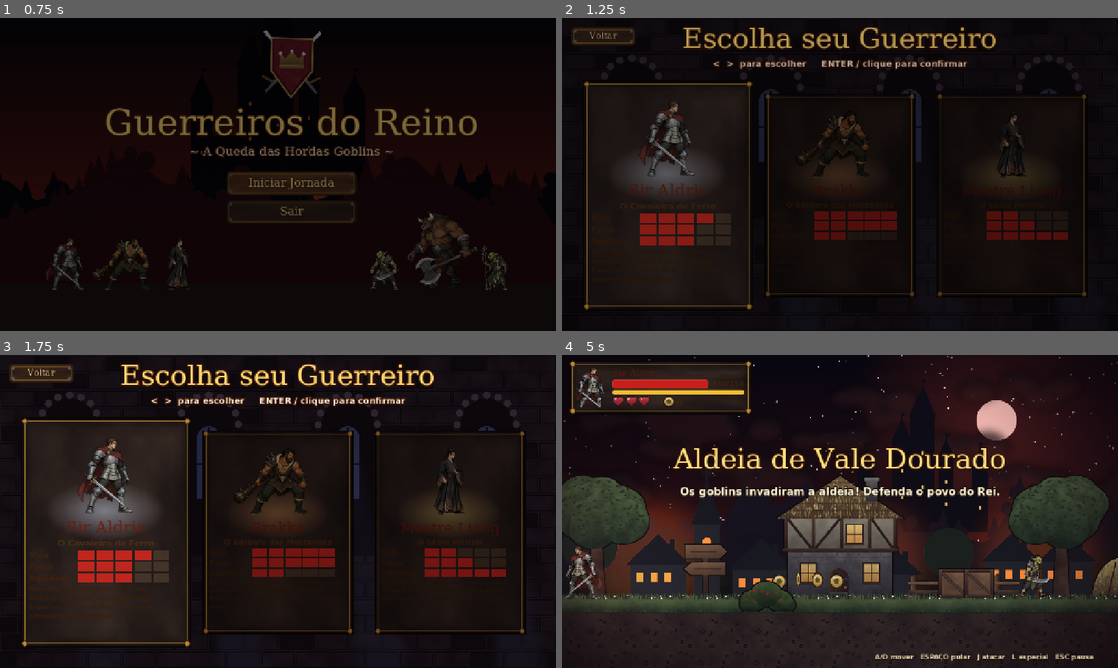
Above: before the commit, frames 1-4 (two rows, left to right).
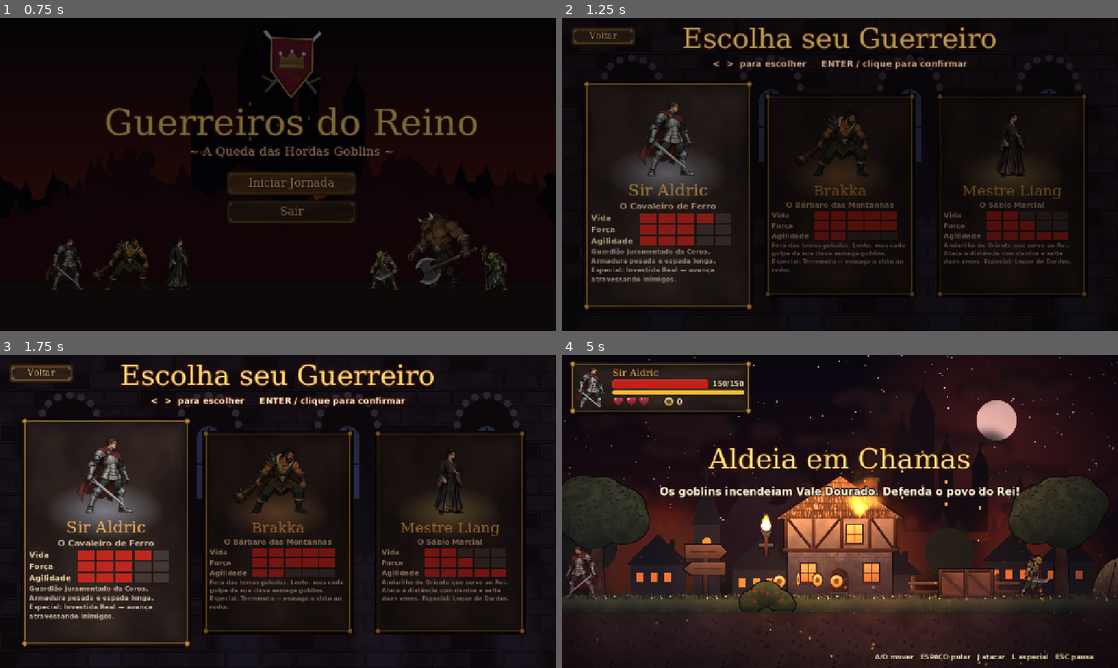
Above: after the commit, the same moments.

Repository: AllanCristiano/warriors
Game: Godot game, scene res://scenes/title.tscn
The game is run twice, just before and just after one commit, with the same random seed, the same clock (stepped at 60 frames per second) and the same inputs.
Inputs (mouse positions are in pixels of both pictures, inside the frame that each line leads up to):
- Up to frame 1 (0.75 s): click "Iniciar Jornada" at 0.5 s
- Up to frame 2 (1.25 s): no input
- Up to frame 3 (1.75 s): tap Enter (confirm) at 1.25 s; move the mouse to (400, 495) at 1.27 s; hold D (right) from 1.28 s (still down); tap J (attack) at 1.35 s; click (400, 495) at 1.42 s; tap Space (jump) at 1.52, 1.55 s
- Up to frame 4 (5 s): tap Space (jump) at 1.82, 3.8 s; release D (right) at 2 s; click "Voltar" at 2 s; drag from (728, 527) to (778, 583) at 2.77 s; move the mouse to (895, 442) at 3.52 s; hold A (left) 3.53-4.25 s; tap J (attack) at 3.6 s; drag from (812, 574) to (673, 464) at 4.27 s

Frame 1 is identical in both runs. In frame 2, 2.9% of the frame differs, in the area x 5-92%, y 52-85%; in frame 3, 3.4%; in frame 4, 14%, in the area x 0-100%, y 2-100%.

Commit message:
Add new sprite import configurations and scripts
- Added import configurations for various sprites including 'cavaleiro', 'cerberus', 'goblin_boleadeira', 'goblin_general', 'goblin_guerreiro', 'goblin_lanca', 'minotauro', and 'sabio'.
- Each sprite includes settings for compression, mipmaps, and channel remapping.
- Introduced new scripts for character and level atmosphere, fire, and a vignette shader.

Diff:
--- a/scenes/levels/level_1.tscn
+++ b/scenes/levels/level_1.tscn
@@ -9,33 +9,38 @@
 [ext_resource type="Texture2D" path="res://assets/kingdom/signpost.png" id="r7"]
 [ext_resource type="Texture2D" path="res://assets/kingdom/tree_oak.png" id="r8"]
 [ext_resource type="Texture2D" path="res://assets/kingdom/house_a.png" id="r9"]
-[ext_resource type="Texture2D" path="res://assets/kingdom/fence.png" id="r10"]
-[ext_resource type="Texture2D" path="res://assets/kingdom/haystack.png" id="r11"]
-[ext_resource type="Texture2D" path="res://assets/kingdom/bush.png" id="r12"]
-[ext_resource type="Script" path="res://scripts/level/breakable.gd" id="r13"]
-[ext_resource type="Script" path="res://scripts/enemy.gd" id="r14"]
-[ext_resource type="Script" path="res://scripts/pickup.gd" id="r15"]
-[ext_resource type="Script" path="res://scripts/level/hazard.gd" id="r16"]
-[ext_resource type="Texture2D" path="res://assets/kingdom/market_stall.png" id="r17"]
-[ext_resource type="Texture2D" path="res://assets/kingdom/house_b.png" id="r18"]
-[ext_resource type="Texture2D" path="res://assets/kingdom/banner_red.png" id="r19"]
-[ext_resource type="Material" path="res://shaders/sway.tres" id="r20"]
-[ext_resource type="Texture2D" path="res://assets/kingdom/well.png" id="r21"]
-[ext_resource type="Texture2D" path="res://assets/kingdom/cart.png" id="r22"]
-[ext_resource type="Texture2D" path="res://assets/kingdom/tree_pine.png" id="r23"]
-[ext_resource type="Script" path="res://scripts/level/checkpoint.gd" id="r24"]
-[ext_resource type="Texture2D" path="res://assets/kingdom/windmill.png" id="r25"]
-[ext_resource type="Texture2D" path="res://assets/kingdom/banner_blue.png" id="r26"]
-[ext_resource type="Script" path="res://scripts/level/boss_arena.gd" id="r27"]
-[ext_resource type="Script" path="res://scripts/level/goal.gd" id="r28"]
+[ext_resource type="Script" path="res://scripts/level/fire.gd" id="r10"]
+[ext_resource type="Script" path="res://scripts/level/torch.gd" id="r11"]
+[ext_resource type="Texture2D" path="res://assets/kingdom/fence.png" id="r12"]
+[ext_resource type="Texture2D" path="res://assets/kingdom/haystack.png" id="r13"]
+[ext_resource type="Texture2D" path="res://assets/kingdom/bush.png" id="r14"]
+[ext_resource type="Script" path="res://scripts/level/breakable.gd" id="r15"]
+[ext_resource type="Script" path="res://scripts/enemy.gd" id="r16"]
+[ext_resource type="Script" path="res://scripts/pickup.gd" id="r17"]
+[ext_resource type="Script" path="res://scripts/level/hazard.gd" id="r18"]
+[ext_resource type="Texture2D" path="res://assets/kingdom/market_stall.png" id="r19"]
+[ext_resource type="Texture2D" path="res://assets/kingdom/house_b.png" id="r20"]
+[ext_resource type="Texture2D" path="res://assets/kingdom/banner_red.png" id="r21"]
+[ext_resource type="Material" path="res://shaders/sway.tres" id="r22"]
+[ext_resource type="Texture2D" path="res://assets/kingdom/well.png" id="r23"]
+[ext_resource type="Texture2D" path="res://assets/kingdom/cart.png" id="r24"]
+[ext_resource type="Texture2D" path="res://assets/kingdom/tree_pine.png" id="r25"]
+[ext_resource type="Script" path="res://scripts/level/checkpoint.gd" id="r26"]
+[ext_resource type="Texture2D" path="res://assets/kingdom/windmill.png" id="r27"]
+[ext_resource type="Texture2D" path="res://assets/kingdom/banner_blue.png" id="r28"]
+[ext_resource type="Script" path="res://scripts/level/boss_arena.gd" id="r29"]
+[ext_resource type="Script" path="res://scripts/level/goal.gd" id="r30"]
+[ext_resource type="Texture2D" path="res://assets/kingdom/fog.png" id="r31"]
 
 [node name="Level1" type="Node2D"]
 script = ExtResource("r1")
-level_name = "Aldeia de Vale Dourado"
-subtitle = "Os goblins invadiram a aldeia! Defenda o povo do Rei."
+level_name = "Aldeia em Chamas"
+subtitle = "Os goblins incendeiam Vale Dourado. Defenda o povo do Rei!"
 music = "music_village"
 level_width = 8700.0
 kill_y = 900.0
+ambient = Color(0.72, 0.62, 0.68, 1)
+weather = "brasas"
 
 [node name="Sky" type="CanvasLayer" parent="."]
 layer = -100
@@ -123,14 +128,25 @@
 texture = ExtResource("r9")
 offset = Vector2(0, -145.0)
 
+[node name="Fire1" type="Node2D" parent="Decor"]
+script = ExtResource("r10")
+position = Vector2(700, 360)
+size = 1.3
+
+[node name="Torch1" type="Node2D" parent="Decor"]
+script = ExtResource("r11")
+position = Vector2(470, 420)
+light_energy = 1.0
+light_scale = 2.2
+
 [node name="Fence1" type="Sprite2D" parent="Decor"]
 position = Vector2(860, 566)
-texture = ExtResource("r10")
+texture = ExtResource("r12")
 offset = Vector2(0, -32.0)
 
 [node name="Fence2" type="Sprite2D" parent="Decor"]
 position = Vector2(988, 566)
-texture = ExtResource("r10")
+texture = ExtResource("r12")
 offset = Vector2(0, -32.0)
 
 [node name="TreeOak2" type="Sprite2D" parent="Decor"]
@@ -248,33 +264,49 @@
 
 [node name="MarketStall1" type="Sprite2D" parent="Decor"]
 position = Vector2(1900, 566)
-texture = ExtResource("r17")
+texture = ExtResource("r19")
 offset = Vector2(0, -105.0)
 
 [node name="HouseB1" type="Sprite2D" parent="Decor"]
 position = Vector2(2250, 566)
-texture = ExtResource("r18")
+texture = ExtResource("r20")
 offset = Vector2(0, -170.0)
+
+[node name="Fire2" type="Node2D" parent="Decor"]
+script = ExtResource("r10")
+position = Vector2(2310, 300)
+size = 1.5
+
+[node name="Fire3" type="Node2D" parent="Decor"]
+script = ExtResource("r10")
+position = Vector2(3000, 520)
+size = 0.9
+
+[node name="Torch2" type="Node2D" parent="Decor"]
+script = ExtResource("r11")
+position = Vector2(1820, 410)
+light_energy = 1.0
+light_scale = 2.2
 
 [node name="BannerRed1" type="Sprite2D" parent="Decor"]
 position = Vector2(2180, 450)
-texture = ExtResource("r19")
+texture = ExtResource("r21")
 offset = Vector2(0, -100.0)
-material = ExtResource("r20")
+material = ExtResource("r22")
 
 [node name="Well1" type="Sprite2D" parent="Decor"]
 position = Vector2(2620, 566)
-texture = ExtResource("r21")
+texture = ExtResource("r23")
 offset = Vector2(0, -100.0)
 
 [node name="Cart1" type="Sprite2D" parent="Decor"]
 position = Vector2(3000, 566)
-texture = ExtResource("r22")
+texture = ExtResource("r24")
 offset = Vector2(0, -65.0)
 
 [node name="TreePine1" type="Sprite2D" parent="Decor"]
 position = Vector2(3200, 566)
-texture = ExtResource("r23")
+texture = ExtResource("r25")
 offset = Vector2(0, -160.0)
 
 [node name="Platform3" type="StaticBody2D" parent="Terrain"]
@@ -356,12 +388,23 @@
 
 [node name="Windmill1" type="Sprite2D" parent="Decor"]
 position = Vector2(3750, 466)
-texture = ExtResource("r25")
+texture = ExtResource("r27")
 offset = Vector2(0, -200.0)
+
+[node name="Fire4" type="Node2D" parent="Decor"]
+script = ExtResource("r10")
+position = Vector2(3500, 410)
+size = 1.1
+
+[node name="Torch3" type="Node2D" parent="Decor"]
+script = ExtResource("r11")
+position = Vector2(4300, 310)
+light_energy = 1.0
+light_scale = 2.2
 
 [node name="Haystack2" type="Sprite2D" parent="Decor"]
 position = Vector2(3500, 466)
-texture = ExtResource("r11")
+texture = ExtResource("r13")
 offset = Vector2(0, -55.0)
 
 [node name="TreeOak3" type="Sprite2D" parent="Decor"]
@@ -408,33 +451,33 @@
 one_way = true
 
 [node name="Coin15" type="Area2D" parent="Items"]
+script = ExtResource("r17")
+position = Vector2(3910, 230)
+kind = "coin"
+
+[node name="Coin16" type="Area2D" parent="Items"]
+script = ExtResource("r17")
+position = Vector2(3954, 230)
+kind = "coin"
+
+[node name="Coin17" type="Area2D" parent="Items"]
+script = ExtResource("r17")
+position = Vector2(3998, 230)
+kind = "coin"
+
+[node name="Coin18" type="Area2D" parent="Items"]
+script = ExtResource("r17")
+position = Vector2(4042, 230)
+kind = "coin"
+
+[node name="Breakable5" type="StaticBody2D" parent="Items"]
 script = ExtResource("r15")
-position = Vector2(3910, 230)
-kind = "coin"
-
-[node name="Coin16" type="Area2D" parent="Items"]
-script = ExtResource("r15")
-position = Vector2(3954, 230)
-kind = "coin"
-
-[node name="Coin17" type="Area2D" parent="Items"]
-script = ExtResource("r15")
-position = Vector2(3998, 230)
-kind = "coin"
-
-[node name="Coin18" type="Area2D" parent="Items"]
-script = ExtResource("r15")
-position = Vector2(4042, 230)
-kind = "coin"
-
-[node name="Breakable5" type="StaticBody2D" parent="Items"]
-script = ExtResource("r13")
 position = Vector2(4400, 460)
 kind = "barrel"
 loot = "aleatorio"
 
 [node name="Hazard2" type="Area2D" parent="Hazards"]
-script = ExtResource("r16")
+script = ExtResource("r18")
 position = Vector2(4600, 660)
 kind = "espinhos"
 width = 320.0
@@ -491,25 +534,41 @@
 offset = Vector2(0, -145.0)
 flip_h = true
 
+[node name="Fire5" type="Node2D" parent="Decor"]
+script = ExtResource("r10")
+position = Vector2(5080, 370)
+size = 1.4
+
 [node name="HouseB2" type="Sprite2D" parent="Decor"]
 position = Vector2(5650, 566)
-texture = ExtResource("r18")
+texture = ExtResource("r20")
 offset = Vector2(0, -170.0)
+
+[node name="Fire6" type="Node2D" parent="Decor"]
+script = ExtResource("r10")
+position = Vector2(5700, 280)
+size = 1.2
+
+[node name="Torch4" type="Node2D" parent="Decor"]
+script = ExtResource("r11")
+position = Vector2(6000, 410)
+light_energy = 1.0
+light_scale = 2.2
 
 [node name="BannerBlue1" type="Sprite2D" parent="Decor"]
 position = Vector2(5560, 450)
-texture = ExtResource("r26")
+texture = ExtResource("r28")
 offset = Vector2(0, -100.0)
-material = ExtResource("r20")
+material = ExtResource("r22")
 
 [node name="TreePine2" type="Sprite2D" parent="Decor"]
 position = Vector2(5950, 566)
-texture = ExtResource("r23")
+texture = ExtResource("r25")
 offset = Vector2(0, -160.0)
 
 [node name="MarketStall2" type="Sprite2D" parent="Decor"]
 position = Vector2(6150, 566)
-texture = ExtResource("r17")
+texture = ExtResource("r19")
 offset = Vector2(0, -105.0)
 
 [node name="Platform7" type="StaticBody2D" parent="Terrain"]
@@ -569,20 +628,42 @@
 
 [node name="Well2" type="Sprite2D" parent="Decor"]
 position = Vector2(7000, 566)
+texture = ExtResource("r23")
+offset = Vector2(0, -100.0)
+
+[node name="Fire7" type="Node2D" parent="Decor"]
+script = ExtResource("r10")
+position = Vector2(6600, 560)
+size = 1.0
+
+[node name="Fire8" type="Node2D" parent="Decor"]
+script = ExtResource("r10")
+position = Vector2(7700, 560)
+size = 1.0
+
+[node name="Torch5" type="Node2D" parent="Decor"]
+script = ExtResource("r11")
+position = Vector2(7050, 330)
+light_energy = 1.0
+light_scale = 2.2
+
+[node name="Torch6" type="Node2D" parent="Decor"]
+script = ExtResource("r11")
+position = Vector2(8100, 400)
+light_energy = 1.0
+light_scale = 2.2
+
+[node name="HouseB3" type="Sprite2D" parent="Decor"]
+position = Vector2(7250, 566)
+texture = ExtResource("r20")
+offset = Vector2(0, -170.0)
+modulate = Color(0.85, 0.85, 0.9, 1)
+
+[node name="BannerRed2" type="Sprite2D" parent="Decor"]
+position = Vector2(7180, 450)
 texture = ExtResource("r21")
 offset = Vector2(0, -100.0)
-
-[node name="HouseB3" type="Sprite2D" parent="Decor"]
-position = Vector2(7250, 566)
-texture = ExtResource("r18")
-offset = Vector2(0, -170.0)
-modulate = Color(0.85, 0.85, 0.9, 1)
-
-[node name="BannerRed2" type="Sprite2D" parent="Decor"]
-position = Vector2(7180, 450)
-texture = ExtResource("r19")
-offset = Vector2(0, -100.0)
-material = ExtResource("r20")
+material = ExtResource("r22")
 
 [node name="HouseA3" type="Sprite2D" parent="Decor"]
 position = Vector2(6750, 566)
@@ -624,3 +705,16 @@
 position = Vector2(8100, 566)
 texture = ExtResource("r7")
 offset = Vector2(0, -80.0)
+
+[node name="Fog" type="Parallax2D" parent="."]
+scroll_scale = Vector2(1.25, 1)
+repeat_size = Vector2(1280, 0)
+repeat_times = 4
+autoscroll = Vector2(-18, 0)
+z_index = 12
+
+[node name="Layer" type="Sprite2D" parent="Fog"]
+texture = ExtResource("r31")
+centered = false
+position = Vector2(0, 440)
+modulate = Color(0.7, 0.55, 0.55, 0.45)
--- a/scenes/levels/level_2.tscn
+++ b/scenes/levels/level_2.tscn
@@ -19,15 +19,18 @@
 [ext_resource type="Script" path="res://scripts/level/checkpoint.gd" id="r17"]
 [ext_resource type="Script" path="res://scripts/level/boss_arena.gd" id="r18"]
 [ext_resource type="Script" path="res://scripts/level/goal.gd" id="r19"]
+[ext_resource type="Script" path="res://scripts/level/fire.gd" id="r20"]
+[ext_resource type="Texture2D" path="res://assets/kingdom/fog.png" id="r21"]
 
 [node name="Level2" type="Node2D"]
 script = ExtResource("r1")
 level_name = "Muralhas de Pedraforte"
-subtitle = "As hordas cercam o castelo. Abra caminho pelas muralhas!"
+subtitle = "Sob a tempestade, as hordas cercam o castelo. Abra caminho!"
 music = "music_castle"
 level_width = 9400.0
 kill_y = 900.0
-ambient = Color(1.0, 0.9, 0.85, 1)
+ambient = Color(0.62, 0.58, 0.7, 1)
+weather = "chuva"
 
 [node name="Sky" type="CanvasLayer" parent="."]
 layer = -100
@@ -585,3 +588,26 @@
 script = ExtResource("r19")
 position = Vector2(9150, 564)
 texture_name = "castle_gate"
+
+[node name="Fire1" type="Node2D" parent="Decor"]
+script = ExtResource("r20")
+position = Vector2(4850, 440)
+size = 0.8
+
+[node name="Fire2" type="Node2D" parent="Decor"]
+script = ExtResource("r20")
+position = Vector2(6900, 560)
+size = 0.9
+
+[node name="Fog" type="Parallax2D" parent="."]
+scroll_scale = Vector2(1.3, 1)
+repeat_size = Vector2(1280, 0)
+repeat_times = 4
+autoscroll = Vector2(-18, 0)
+z_index = 12
+
+[node name="Layer" type="Sprite2D" parent="Fog"]
+texture = ExtResource("r21")
+centered = false
+position = Vector2(0, 450)
+modulate = Color(0.55, 0.55, 0.7, 0.4)
--- a/scenes/levels/level_3.tscn
+++ b/scenes/levels/level_3.tscn
@@ -20,6 +20,8 @@
 [ext_resource type="Material" path="res://shaders/sway.tres" id="r18"]
 [ext_resource type="Script" path="res://scripts/level/boss_arena.gd" id="r19"]
 [ext_resource type="Script" path="res://scripts/level/goal.gd" id="r20"]
+[ext_resource type="Script" path="res://scripts/level/fire.gd" id="r21"]
+[ext_resource type="Texture2D" path="res://assets/kingdom/fog.png" id="r22"]
 
 [node name="Level3" type="Node2D"]
 script = ExtResource("r1")
@@ -28,7 +30,8 @@
 music = "music_dungeon"
 level_width = 9000.0
 kill_y = 900.0
-ambient = Color(0.38, 0.36, 0.5, 1)
+ambient = Color(0.4, 0.38, 0.52, 1)
+weather = "poeira"
 
 [node name="Sky" type="CanvasLayer" parent="."]
 layer = -100
@@ -572,3 +575,28 @@
 script = ExtResource("r20")
 position = Vector2(8880, 564)
 texture_name = "castle_gate"
+
+[node name="Fire1" type="Node2D" parent="Decor"]
+script = ExtResource("r21")
+position = Vector2(7500, 560)
+size = 0.8
+smoke = false
+
+[node name="Fire2" type="Node2D" parent="Decor"]
+script = ExtResource("r21")
+position = Vector2(8500, 560)
+size = 0.8
+smoke = false
+
+[node name="Fog" type="Parallax2D" parent="."]
+scroll_scale = Vector2(1.2, 1)
+repeat_size = Vector2(1280, 0)
+repeat_times = 4
+autoscroll = Vector2(-18, 0)
+z_index = 12
+
+[node name="Layer" type="Sprite2D" parent="Fog"]
+texture = ExtResource("r22")
+centered = false
+position = Vector2(0, 470)
+modulate = Color(0.45, 0.5, 0.7, 0.35)
--- a/scripts/autoload/game.gd
+++ b/scripts/autoload/game.gd
@@ -35,7 +35,7 @@
 }
 
 const LEVELS := [
-	{"scene": "res://scenes/levels/level_1.tscn", "name": "Aldeia de Vale Dourado"},
+	{"scene": "res://scenes/levels/level_1.tscn", "name": "Aldeia em Chamas"},
 	{"scene": "res://scenes/levels/level_2.tscn", "name": "Muralhas de Pedraforte"},
 	{"scene": "res://scenes/levels/level_3.tscn", "name": "Masmorras do Trono"},
 ]
--- a/scripts/level/atmosphere.gd
+++ b/scripts/level/atmosphere.gd
@@ -22,8 +22,9 @@
 			p.initial_velocity_min = 40
 			p.initial_velocity_max = 110
 			p.gravity = Vector2(10, -6)
-			p.scale_amount_min = 2
-			p.scale_amount_max = 5
+			p.texture = Torch.soft_dot()
+			p.scale_amount_min = 0.12
+			p.scale_amount_max = 0.3
 			p.color_ramp = _grad(Color(1, 0.75, 0.3, 1), Color(1, 0.25, 0.05, 0))
 			_add(p)
 			var ash := _p(50, 9.0, Vector2(vp.x * 0.7, 10), Vector2(vp.x / 2, -20))
@@ -62,8 +63,9 @@
 			d.initial_velocity_min = 4
 			d.initial_velocity_max = 18
 			d.gravity = Vector2.ZERO
-			d.scale_amount_min = 1.5
-			d.scale_amount_max = 3.5
+			d.texture = Torch.soft_dot()
+			d.scale_amount_min = 0.1
+			d.scale_amount_max = 0.25
 			d.color_ramp = _grad(Color(0.7, 0.75, 1.0, 0.0), Color(0.7, 0.75, 1.0, 0.0), Color(0.7, 0.8, 1.0, 0.5))
 			_add(d)
 	# vinheta
--- a/scripts/level/fire.gd
+++ b/scripts/level/fire.gd
@@ -27,7 +27,7 @@
 		sm.gravity = Vector2(14, -20)
 		sm.material = null
 		add_child(sm)
-	var fl := _particles(46, 0.7, Color(1, 0.9, 0.5, 1), Color(0.9, 0.15, 0.02, 0.0), 60.0, 140.0, 14.0, 26.0)
+	var fl := _particles(34, 0.7, Color(1, 0.62, 0.22, 0.5), Color(0.8, 0.12, 0.02, 0.0), 60.0, 140.0, 14.0, 26.0)
 	fl.emission_shape = CPUParticles2D.EMISSION_SHAPE_RECTANGLE
 	fl.emission_rect_extents = Vector2(26 * size, 6)
 	add_child(fl)
@@ -52,8 +52,9 @@
 	p.initial_velocity_min = vmin * size
 	p.initial_velocity_max = vmax * size
 	p.gravity = Vector2(0, -40)
-	p.scale_amount_min = smin * size
-	p.scale_amount_max = smax * size
+	p.texture = Torch.soft_dot()
+	p.scale_amount_min = smin * size / 16.0
+	p.scale_amount_max = smax * size / 16.0
 	var curve := Curve.new()
 	curve.add_point(Vector2(0, 0.6))
 	curve.add_point(Vector2(0.3, 1))
--- a/scripts/level/torch.gd
+++ b/scripts/level/torch.gd
@@ -4,6 +4,7 @@
 ## Tocha de parede com chama em particulas e luz tremeluzente.
 
 static var _light_tex: Texture2D
+static var _dot_tex: Texture2D
 
 @export var light_energy := 1.0
 @export var light_scale := 2.2
@@ -28,6 +29,24 @@
 	return _light_tex
 
 
+## Ponto suave (32px) para particulas de fogo/fumaca. Escala 1 = ~32px.
+static func soft_dot() -> Texture2D:
+	if _dot_tex == null:
+		var g := Gradient.new()
+		g.set_color(0, Color(1, 1, 1, 1))
+		g.set_color(1, Color(1, 1, 1, 0))
+		g.add_point(0.45, Color(1, 1, 1, 0.55))
+		var gt := GradientTexture2D.new()
+		gt.gradient = g
+		gt.fill = GradientTexture2D.FILL_RADIAL
+		gt.fill_from = Vector2(0.5, 0.5)
+		gt.fill_to = Vector2(1.0, 0.5)
+		gt.width = 32
+		gt.height = 32
+		_dot_tex = gt
+	return _dot_tex
+
+
 func _ready() -> void:
 	var s := Sprite2D.new()
 	s.texture = load("res://assets/kingdom/torch.png")
@@ -42,8 +61,9 @@
 	p.initial_velocity_min = 40
 	p.initial_velocity_max = 80
 	p.gravity = Vector2(0, -60)
-	p.scale_amount_min = 9
-	p.scale_amount_max = 15
+	p.texture = soft_dot()
+	p.scale_amount_min = 0.5
+	p.scale_amount_max = 0.9
 	var curve := Curve.new()
 	curve.add_point(Vector2(0, 1))
 	curve.add_point(Vector2(1, 0.1))
--- a/scripts/projectile.gd
+++ b/scripts/projectile.gd
@@ -26,7 +26,7 @@
 	p.damage = dmg
 	p.target = tgt
 	p.position = pos
-	parent.add_child(p)
+	parent.add_child.call_deferred(p)
 	return p
 
 
--- a/scripts/ui/end_screen.gd
+++ b/scripts/ui/end_screen.gd
@@ -12,6 +12,7 @@
 		Menu.full_texture(self, "res://assets/kingdom/bg_sky_day.png")
 		Menu.full_texture(self, "res://assets/kingdom/bg_day_far.png")
 		Menu.full_texture(self, "res://assets/kingdom/bg_day_mid.png")
+		Audio.play("checkpoint")
 	else:
 		Audio.music("music_dungeon")
 		Menu.full_texture(self, "res://assets/kingdom/bg_sky_night.png", Color(0.7, 0.5, 0.5))
@@ -25,9 +26,9 @@
 	s.play("idle")
 	stage.add_child(s)
 	if not victory:
-		s.modulate = Color(0.5, 0.45, 0.5)
-		s.rotation = -PI / 2
-	var place_hero := func(): s.position = Vector2(size.x * 0.18, size.y - 60 if victory else size.y - 40)
+		s.modulate = Color(0.75, 0.65, 0.7)
+		s.play("die")
+	var place_hero := func(): s.position = Vector2(size.x * 0.18, size.y - 60) if victory else Vector2(size.x * 0.5, size.y - 110)
 	place_hero.call()
 	resized.connect(place_hero)
 
--- a/scripts/ui/hud.gd
+++ b/scripts/ui/hud.gd
@@ -54,7 +54,7 @@
 	return p
 
 
-static func style_label(l: Label, size: int, c := Color(0.25, 0.13, 0.05), font: Font = null, outline := 0, oc := Color.BLACK) -> Label:
+static func style_label(l: Label, size: int, c := Color(0.9, 0.82, 0.66), font: Font = null, outline := 0, oc := Color.BLACK) -> Label:
 	l.add_theme_font_size_override("font_size", size)
 	l.add_theme_color_override("font_color", c)
 	if font:
@@ -95,7 +95,7 @@
 	var vb := VBoxContainer.new()
 	vb.add_theme_constant_override("separation", 4)
 	hb.add_child(vb)
-	var name_l := style_label(Label.new(), 22, Color(0.35, 0.1, 0.05), Game.font_title)
+	var name_l := style_label(Label.new(), 22, Color(0.95, 0.7, 0.32), Game.font_title)
 	name_l.name = "HeroName"
 	vb.add_child(name_l)
 	var hp_row := HBoxContainer.new()
@@ -183,7 +183,7 @@
 	var vb := VBoxContainer.new()
 	vb.add_theme_constant_override("separation", 12)
 	p.add_child(vb)
-	var t := style_label(Label.new(), 48, Color(0.4, 0.1, 0.05), Game.font_title)
+	var t := style_label(Label.new(), 48, Color(0.95, 0.7, 0.32), Game.font_title)
 	t.text = "Pausa"
 	t.horizontal_alignment = HORIZONTAL_ALIGNMENT_CENTER
 	vb.add_child(t)
--- a/scripts/ui/select.gd
+++ b/scripts/ui/select.gd
@@ -86,11 +86,11 @@
 	stage.add_child(s)
 	_sprites.append(s)
 
-	var name_l := HUD.style_label(Label.new(), 36, Color(0.42, 0.1, 0.05), Game.font_title)
+	var name_l := HUD.style_label(Label.new(), 36, Color(0.96, 0.7, 0.32), Game.font_title)
 	name_l.text = d["name"]
 	name_l.horizontal_alignment = HORIZONTAL_ALIGNMENT_CENTER
 	vb.add_child(name_l)
-	var title_l := HUD.style_label(Label.new(), 18, Color(0.3, 0.18, 0.08))
+	var title_l := HUD.style_label(Label.new(), 18, Color(0.82, 0.72, 0.58))
 	title_l.text = d["title"]
 	title_l.horizontal_alignment = HORIZONTAL_ALIGNMENT_CENTER
 	vb.add_child(title_l)
@@ -98,19 +98,19 @@
 	for stat in d["stats"]:
 		var r := HBoxContainer.new()
 		r.mouse_filter = Control.MOUSE_FILTER_IGNORE
-		var l := HUD.style_label(Label.new(), 17, Color(0.25, 0.13, 0.05))
+		var l := HUD.style_label(Label.new(), 17, Color(0.9, 0.82, 0.66))
 		l.text = stat
 		l.custom_minimum_size.x = 100
 		r.add_child(l)
 		for k in 5:
 			var pip := ColorRect.new()
 			pip.custom_minimum_size = Vector2(36, 14)
-			pip.color = Color(0.75, 0.15, 0.12) if k < d["stats"][stat] else Color(0.45, 0.35, 0.25, 0.4)
+			pip.color = Color(0.75, 0.15, 0.12) if k < d["stats"][stat] else Color(0.3, 0.24, 0.22, 0.8)
 			r.add_child(pip)
 		r.add_theme_constant_override("separation", 5)
 		vb.add_child(r)
 
-	var desc := HUD.style_label(Label.new(), 14, Color(0.22, 0.12, 0.05))
+	var desc := HUD.style_label(Label.new(), 14, Color(0.78, 0.72, 0.62))
 	desc.text = d["desc"]
 	desc.autowrap_mode = TextServer.AUTOWRAP_WORD_SMART
 	desc.custom_minimum_size = Vector2(330, 90)
Not shown, added: assets/audio/thunder.wav.import
Not shown, added: assets/kingdom/fog.png.import
Not shown, added: assets/sprites/barbaro/gen_fall.png.import
Not shown, added: assets/sprites/barbaro/gen_hurt.png.import
Not shown, added: assets/sprites/barbaro/gen_jump.png.import
Not shown, added: assets/sprites/cavaleiro/gen_attack.png.import
Not shown, added: assets/sprites/cavaleiro/gen_attack2.png.import
Not shown, added: assets/sprites/cavaleiro/gen_dash.png.import
Not shown, added: assets/sprites/cavaleiro/gen_die.png.import
Not shown, added: assets/sprites/cavaleiro/gen_fall.png.import
Not shown, added: assets/sprites/cavaleiro/gen_hurt.png.import
Not shown, added: assets/sprites/cavaleiro/gen_jump.png.import
(and 25 more such lines)
